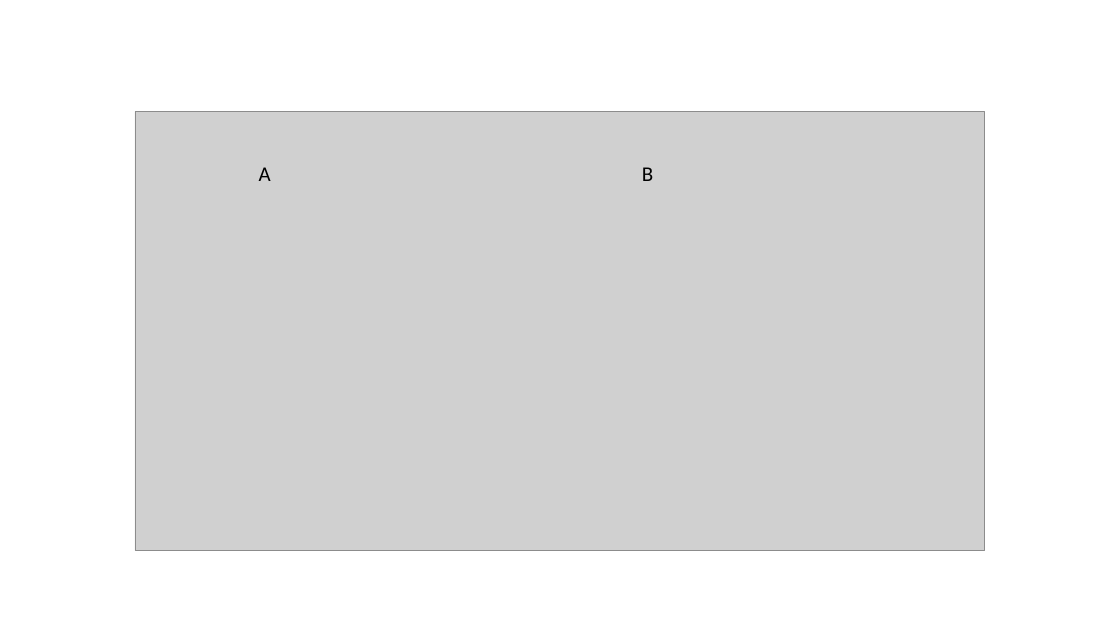
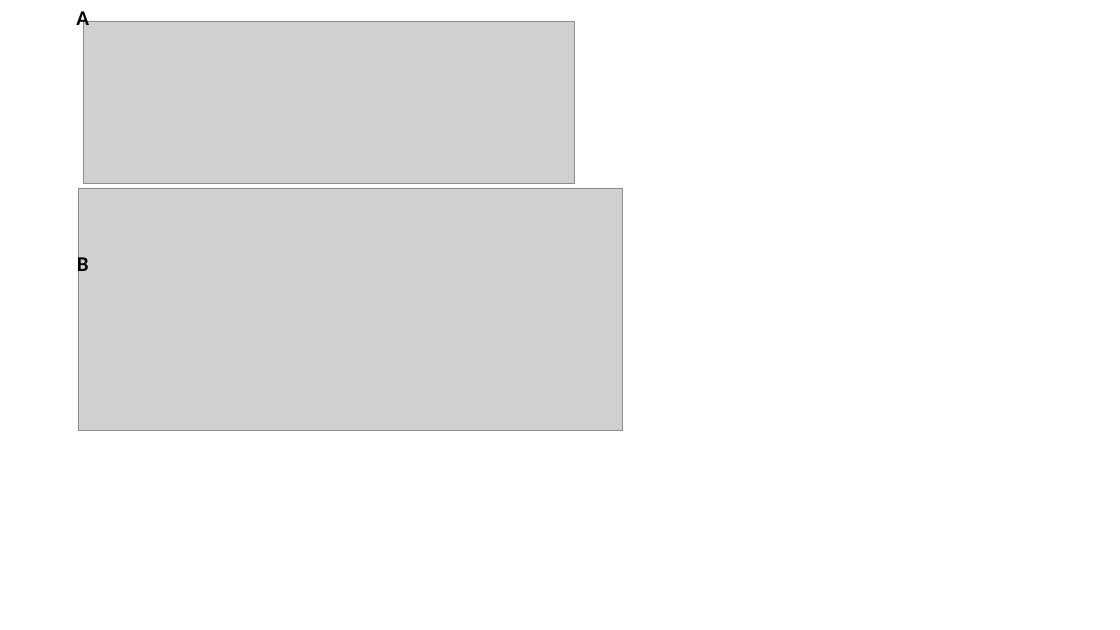
Before and after one commit to LewisLabUCSD/N-Glycosylation-Markov-Models, a slide deck: slide 5 of Figures/Figures.pptx (slide 2 before the commit). Drawn at 1120x630 pixels with LibreOffice and Linux fonts; fonts in the diff are those of the drawing; grey boxes stand for pictures. Boxes give left, top, right and bottom in pixels: in the first picture for what was removed or moved away, otherwise in the second. Text is boxed around its words. In the diff, an @@ line names an element or a change of style, - is before the commit and + after.

```diff
--- a/Figures/Figures.pptx
+++ b/Figures/Figures.pptx
@@ text "A": place and size @@
-text "A" at [259,167,271,181]
+text "A" at [76,11,89,31]
@@ text "A" at [76,11,89,31]: bold on @@
@@ picture added at [84,21,575,183] @@
@@ picture removed at [135,112,986,551] @@
@@ picture added at [78,188,623,431] @@
@@ text "B" at [77,253,89,277]: bold on @@
@@ text "B": place and size @@
-text "B" at [642,167,653,181]
+text "B" at [77,253,89,277]
```
Also in this commit, not shown: 1 other slide changed, 3 slides added, 3 other files.
